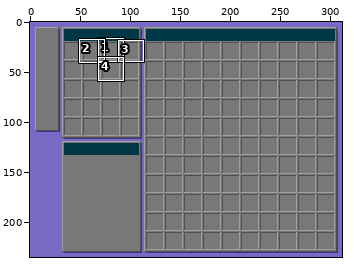
Two versions of one pixel-art file, mockup.aseprite. The picture above shows the old version from afar; the outline marks the close-up.
Close-up. Old version:
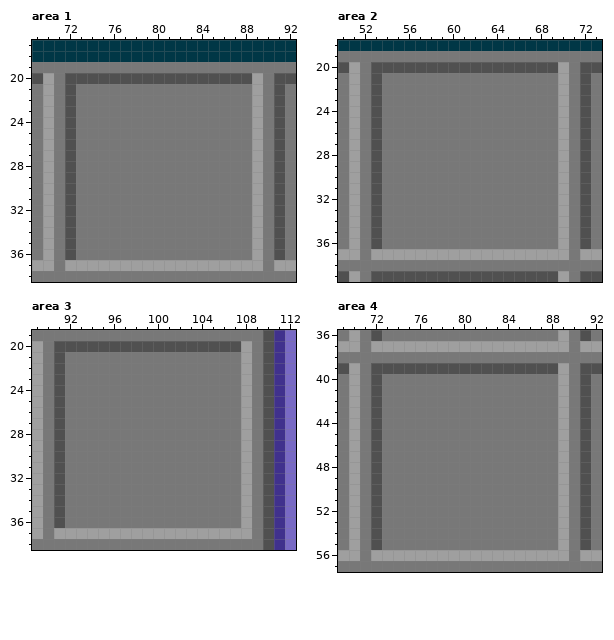
312x235 pixels, 1 frame. Shown: area 1: x 69..92, y 17..38; area 2: x 50..73, y 18..39; area 3: x 89..112, y 19..38; area 4: x 69..92, y 36..57. The commit also changed other parts of the picture, which this record leaves out.
After:
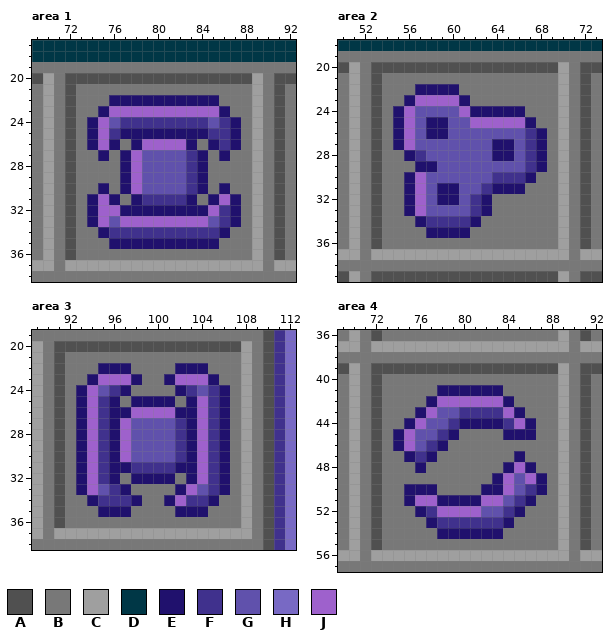
Palette (. is transparent): A #505050  B #787878  C #9f9f9f  D #003746  E #20116d  F #40318d  G #6051ac  H #7869c4  J #9e61cc
Changes in this commit:
layer "Sigilli" added
Changed rows in their new state; - is an unchanged pixel.
Area 1, layer "Sigilli":
first column x 74:
22 --EEEEEEEEEE--
23 -EJJJJJJJJJJE-
24 EJGFFFFFFFFGFE
25 EJFEEEEEEEEFFE
26 EJE-EJJJJE-EFE
27 -E-EJGGGGFE-E-
28 ---EJGGGGFE---
29 ---EJGGGGFE---
30 -E-EJGGGGFE-E-
31 EJE-EFFFFE-EJE
32 EJJEEEEEEEEJFE
33 EJGJJJJJJJJGFE
34 -EFFFFFFFFFFE-
35 --EEEEEEEEEE--
Area 2, layer "Sigilli":
first column x 55:
22 --EEEE--------
23 -EJJJJE-------
24 EJGGGGJEEEEE--
25 EJGEEGGJJJJJE-
26 EJGEEGGGGGGGFE
27 EJGGGGGGGEEGFE
28 -EFGGGGGGEEGFE
29 --EEGGGGGGGGFE
30 -EJGGGGGGFFFE-
31 -EJGEEGGFEEE--
32 -EJGEEGFE-----
33 -EJGGGGFE-----
34 --EFFFFE------
35 ---EEEE-------
Area 3, layer "Sigilli":
first column x 93:
22 --EEE----EEE--
23 -EJJJE--EJJJE-
24 EJGFE----EFGFE
25 EJFE-EEEE-EJFE
26 EJFEEJJJJEEJFE
27 EJFEJGGGGFEJFE
28 EJFEJGGGGFEJFE
29 EJFEJGGGGFEJFE
30 EJFEJGGGGFEJFE
31 EJFEEFFFFEEJFE
32 EJFE-EEEE-EJFE
33 EJGFE----EJGFE
34 -EFFFE--EJFFE-
35 --EEE----EEE--
Area 4, layer "Sigilli":
first column x 74:
41 ----EEEEEE----
42 ---EJJJJJJE---
43 --EJGGFFFFJE--
44 -EJGGFEEEEFJE-
45 EJGGFE----EEE-
46 EJGFE---------
47 -EFE-------E--
48 --E-------EJE-
49 ---------EJGJE
50 -EEE----EEJGFE
51 -EJJEEEEJJGFE-
52 --EFJJJJGGFE--
53 ---EFFFFFFE---
54 ----EEEEEE----
